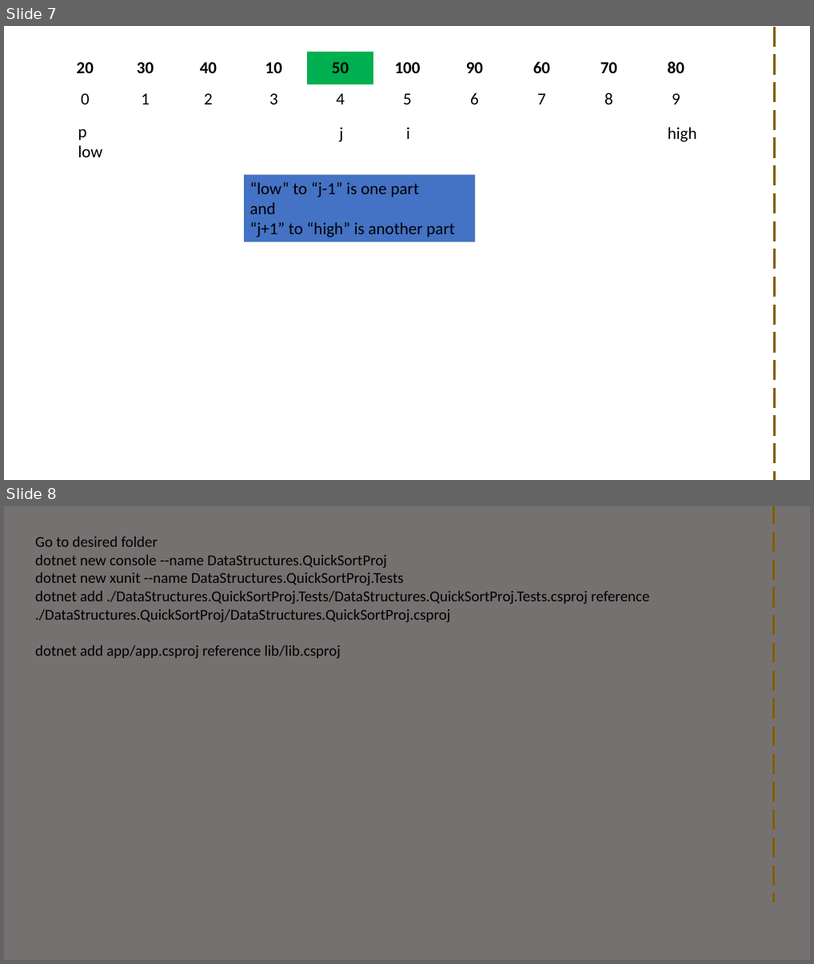
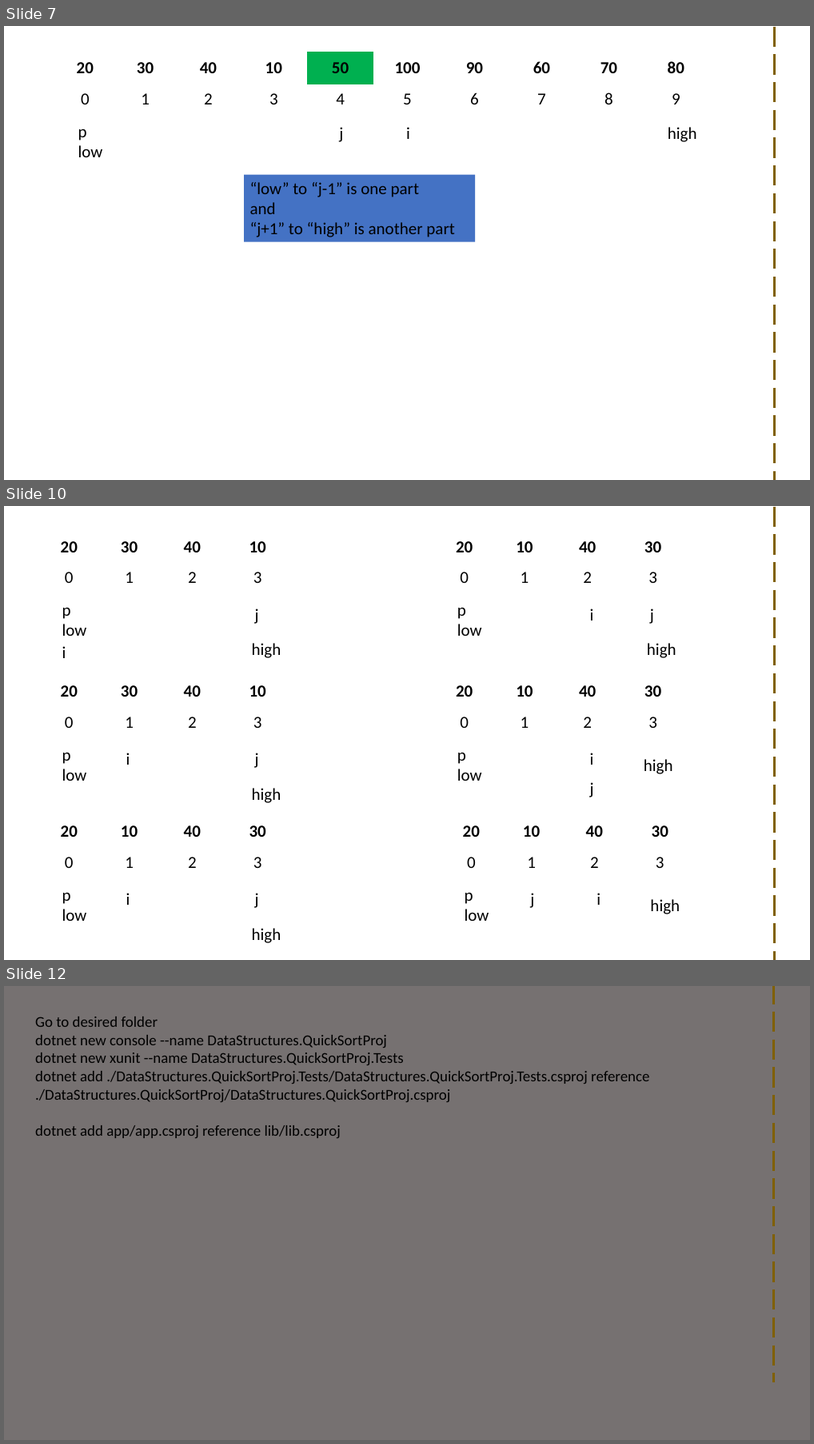
Before and after one commit to visweswarpenti/Trainings, a slide deck: Data Structures using C#/data-structures-using-.net-core-csharp/Sortings/Quick Sort/QuickSort.pptx. Shown one above the other, each under a label of ours: slides 7 and 8 before the commit, slides 7, 10 and 12 after it; the slides between them are not shown. The pictures are 814x964 and 814x1444 pixels, drawn with LibreOffice and Linux fonts; fonts in the diff are those of the drawing; background and template pictures are left out. Boxes give left, top, right and bottom in pixels: in the first picture for what was removed or moved away, otherwise in the second. Text is boxed around its words. In the diff, an @@ line names an element or a change of style, - is before the commit and + after.

```diff
--- a/Data Structures using C#/data-structures-using-.net-core-csharp/Sortings/Quick Sort/QuickSort.pptx
+++ b/Data Structures using C#/data-structures-using-.net-core-csharp/Sortings/Quick Sort/QuickSort.pptx
@@ slide 10 added at <box>4,506,810,960</box>, background picture (left out) @@
@@ line added from (775, 507) to (775, 960), #806000 3 pt dashed @@
@@ table added at <box>40,530,290,592</box>, 2 rows, 4 columns @@
+20 | 30 | 40 | 10
+0 | 1 | 2 | 3
@@ table added at <box>434,530,686,592</box>, 2 rows, 4 columns @@
+20 | 10 | 40 | 30
+0 | 1 | 2 | 3
@@ text added at <box>62,608,87,636</box>, 20 pt, text #000000 @@
+p
+low
@@ text added at <box>255,608,259,624</box>, 20 pt, text #000000 @@
+j
@@ text added at <box>458,607,482,636</box>, 20 pt, text #000000 @@
+p
+low
@@ text added at <box>590,608,594,620</box>, 20 pt, text #000000 @@
+i
@@ text added at <box>650,608,654,624</box>, 20 pt, text #000000 @@
+j
@@ text added at <box>62,646,66,658</box>, 20 pt, text #000000 @@
+i
@@ text added at <box>252,643,282,658</box>, 20 pt, text #000000 @@
+high
@@ text added at <box>647,643,677,658</box>, 20 pt, text #000000 @@
+high
@@ table added at <box>40,675,290,736</box>, 2 rows, 4 columns @@
+20 | 30 | 40 | 10
+0 | 1 | 2 | 3
@@ table added at <box>434,675,686,736</box>, 2 rows, 4 columns @@
+20 | 10 | 40 | 30
+0 | 1 | 2 | 3
@@ text added at <box>62,752,87,780</box>, 20 pt, text #000000 @@
+p
+low
@@ text added at <box>126,752,130,764</box>, 20 pt, text #000000 @@
+i
@@ text added at <box>255,752,259,768</box>, 20 pt, text #000000 @@
+j
@@ text added at <box>458,752,482,780</box>, 20 pt, text #000000 @@
+p
+low
@@ text added at <box>590,752,594,764</box>, 20 pt, text #000000 @@
+i
@@ text added at <box>644,759,674,774</box>, 20 pt, text #000000 @@
+high
@@ text added at <box>252,788,282,803</box>, 20 pt, text #000000 @@
+high
@@ text added at <box>590,782,594,797</box>, 20 pt, text #000000 @@
+j
@@ table added at <box>40,815,290,877</box>, 2 rows, 4 columns @@
+20 | 10 | 40 | 30
+0 | 1 | 2 | 3
@@ table added at <box>442,815,693,877</box>, 2 rows, 4 columns @@
+20 | 10 | 40 | 30
+0 | 1 | 2 | 3
@@ text added at <box>62,892,87,920</box>, 20 pt, text #000000 @@
+p
+low
@@ text added at <box>126,892,130,904</box>, 20 pt, text #000000 @@
+i
@@ text added at <box>255,892,259,908</box>, 20 pt, text #000000 @@
+j
@@ text added at <box>465,892,490,920</box>, 20 pt, text #000000 @@
+p
+low
@@ text added at <box>530,892,534,908</box>, 20 pt, text #000000 @@
+j
@@ text added at <box>597,892,601,904</box>, 20 pt, text #000000 @@
+i
@@ text added at <box>650,899,680,914</box>, 20 pt, text #000000 @@
+high
@@ text added at <box>252,928,282,943</box>, 20 pt, text #000000 @@
+high
@@ what was slide 8 is now slide 12 @@
```
Also in this commit, not shown: 2 slides changed, 3 other slides added, 12 other files.
